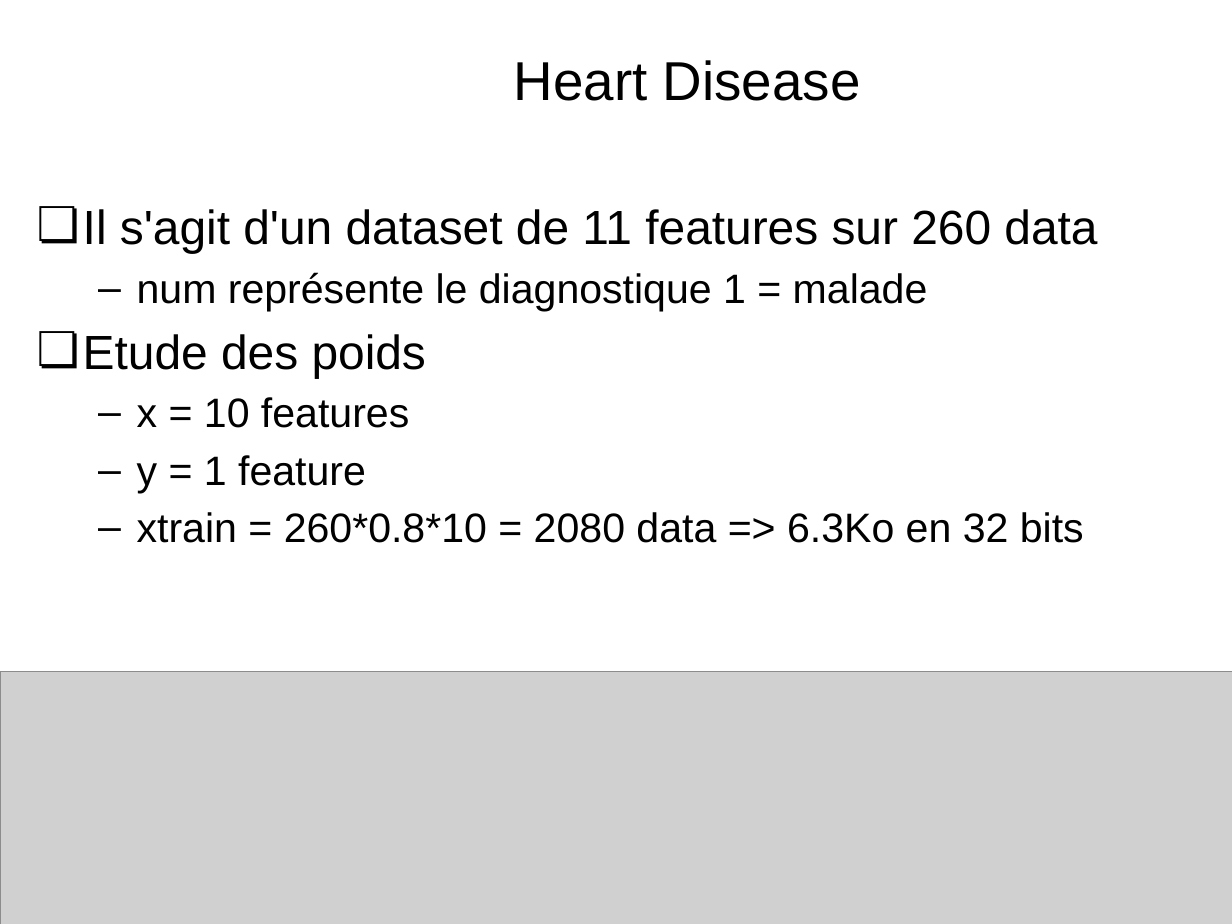
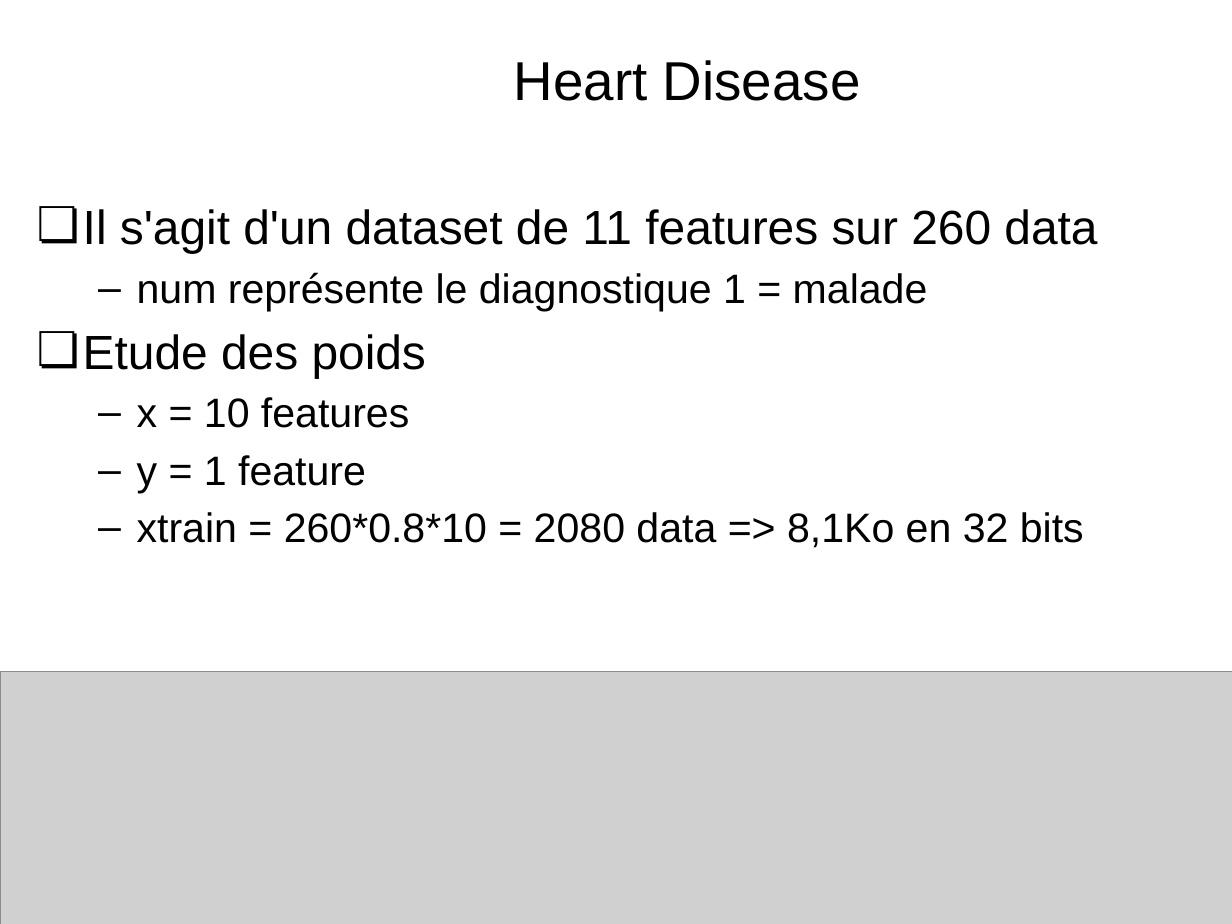
Before and after one commit to cyrilvincent/iot-ai, a slide deck: slide 13 of ppt/IoTAI10-KNN.pptx. Drawn at 1232x924 pixels with LibreOffice and Linux fonts; fonts in the diff are those of the drawing; grey boxes stand for pictures; background and template pictures are left out. Boxes give left, top, right and bottom in pixels: in the first picture for what was removed or moved away, otherwise in the second. Text is boxed around its words. In the diff, an @@ line names an element or a change of style, - is before the commit and + after.

```diff
--- a/ppt/IoTAI10-KNN.pptx
+++ b/ppt/IoTAI10-KNN.pptx
@@ text at <box>137,512,1084,548</box>: text changed @@
-  – xtrain = 260*0.8*10 = 2080 data => 6.3Ko en 32 bits
+  – xtrain = 260*0.8*10 = 2080 data => 8,1Ko en 32 bits
```
Also in this commit, not shown: 1 other file.
